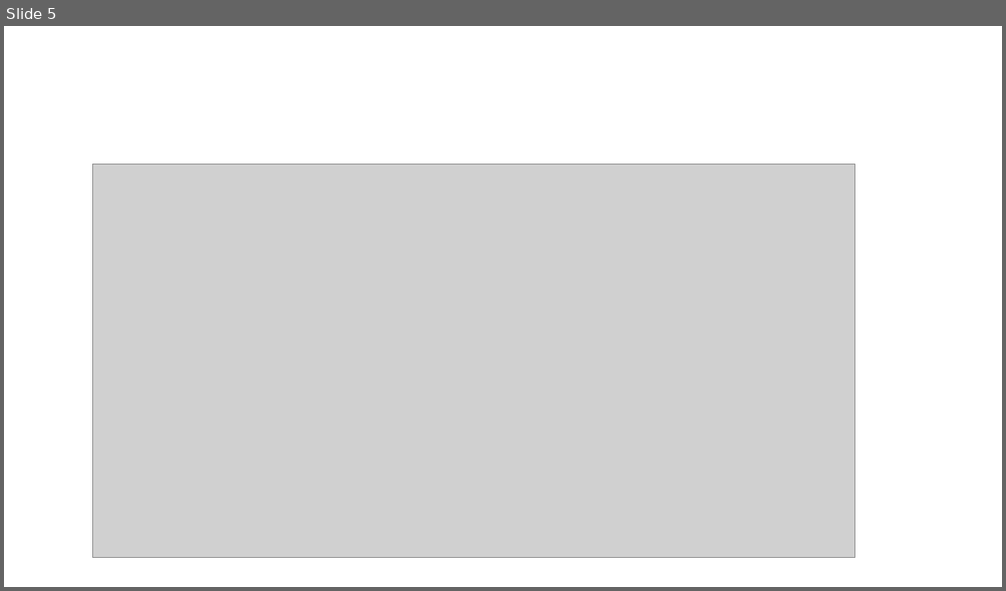
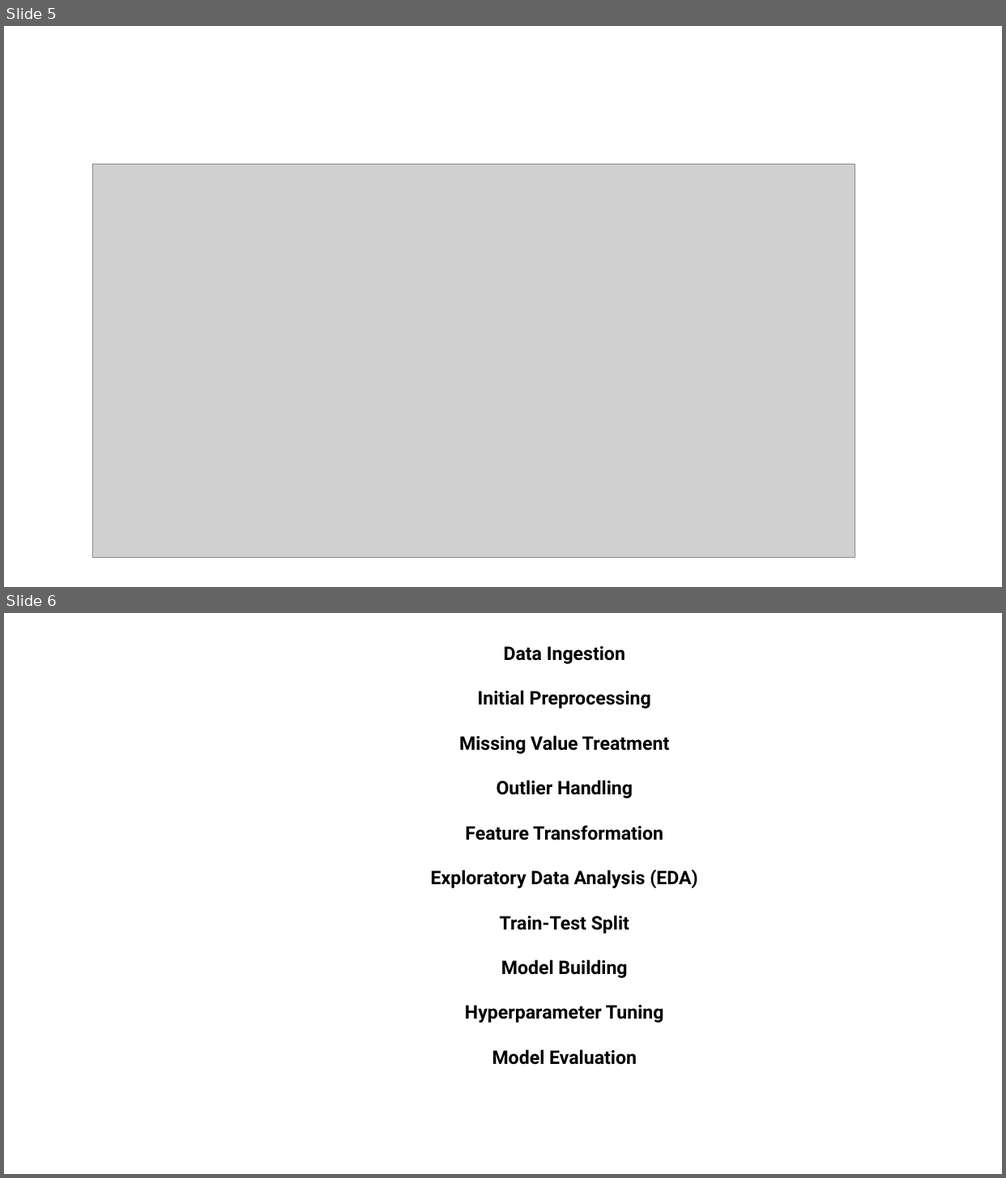
Before and after one commit to ayushimandlik/ayushimandlik.github.io, a slide deck: customer_seg_diagrams.pptx. Shown one above the other, each under a label of ours: slide 5 before the commit, slides 5 and 6 after it. The pictures are 1006x591 and 1006x1178 pixels, drawn with LibreOffice and Linux fonts; fonts in the diff are those of the drawing; grey boxes stand for pictures. Boxes give left, top, right and bottom in pixels: in the first picture for what was removed or moved away, otherwise in the second. Text is boxed around its words. In the diff, an @@ line names an element or a change of style, - is before the commit and + after.

Commit message:
Risk modeling project

```diff
--- a/customer_seg_diagrams.pptx
+++ b/customer_seg_diagrams.pptx
@@ slide 6 added at (x1=4, y1=613, x2=1002, y2=1174), background #FFFFFF @@
@@ group added at (x1=315, y1=637, x2=814, y2=1076): 9 arrows, 1 rectangle @@
+Data Ingestion
+Initial Preprocessing
+Missing Value Treatment
+Outlier Handling
+Feature Transformation
+Exploratory Data Analysis (EDA)
+Train-Test Split
+Model Building
+Hyperparameter Tuning
+Model Evaluation
```
Also in this commit, not shown: 6 other files.
